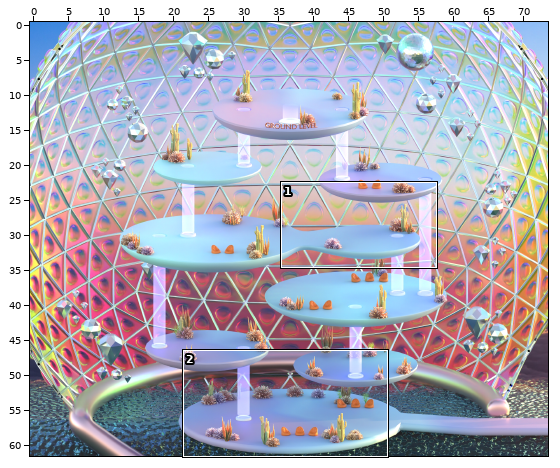
Two versions of a level (Tiled map (JSON), Gallery.tmj). Above: a wide view before the commit, with the close-up outlined.
Close-up. Old version:
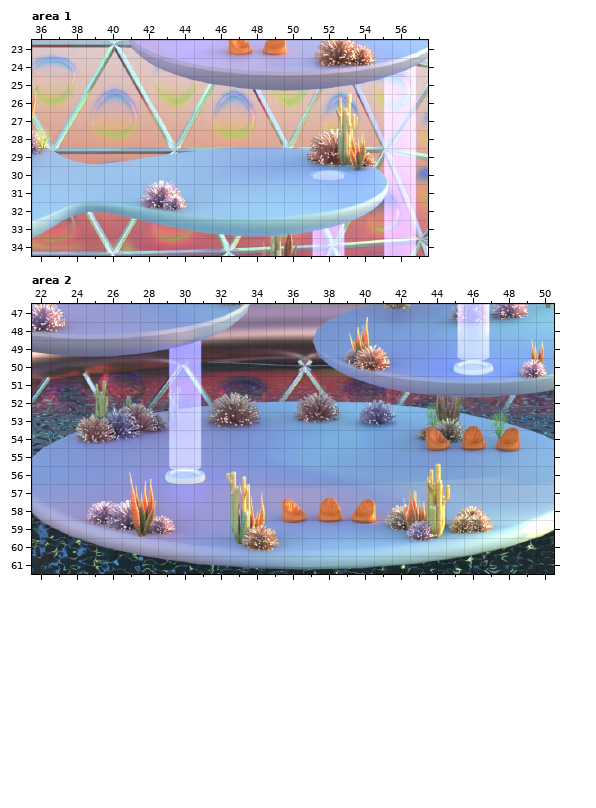
Cells are 32x32 px. Shown: area 1 x 36..57, y 23..34; area 2 x 22..50, y 47..61. The commit also changed other parts of the map, which this record leaves out.
New version:
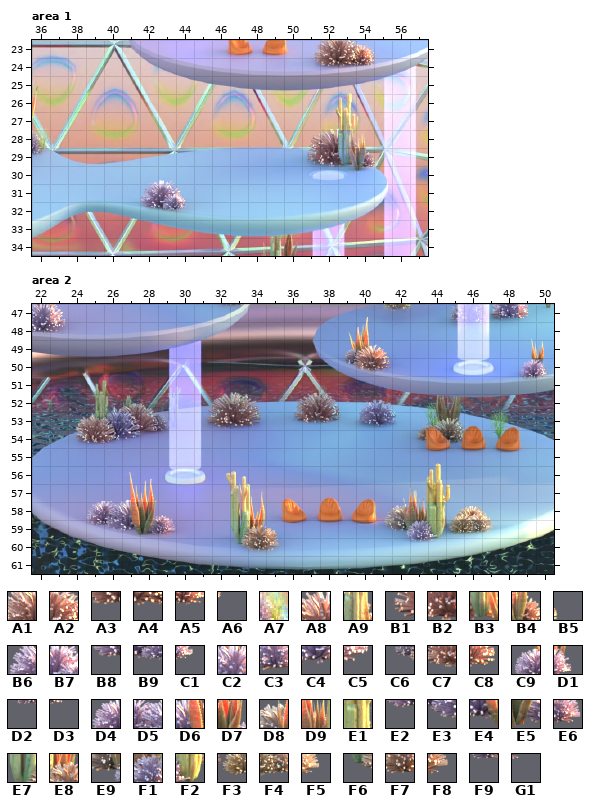
Key: from "Chunk 25": A1 187, A2 188; from "Chunk 26": A3 4, A4 5, A5 6, A6 7; from "Chunk 27": A7 26, A8 42, A9 43, B1 112, B2 113, B3 114, B4 115, B5 116, B6 248, B7 249; from "Chunk 28": B8 65, B9 66, C1 67; from "Chunk 32": C2 75, C3 98, C4 145, C5 146; from "Chunk 33": C6 54, C7 55, C8 56, C9 60, D1 61, D2 123, D3 124; from "Chunk 35": D4 47, D5 48, D6 49, D7 50, D8 63, D9 64, E1 65, E2 120, E3 121, E4 122, E5 123, E6 124, E7 128, E8 129, E9 136, F1 137, F2 138, F3 139, F4 140, F5 141, F6 201, F7 202, F8 203, F9 209, G1 210.
__ is an empty cell.
See-through tiles are keyed as they look on the map.
Difference:
Layer "Foreground", area 1:
The author cleared tile A1 in row 23 at x 52.
The author cleared tile A2 in row 23 at x 53.
The author cleared tile A3 in row 24 at x 52.
The author cleared tile A4 in row 24 at x 53.
The author cleared tile A5 in row 24 at x 54.
The author cleared tile A6 in row 24 at x 55.
The author cleared tile A7 in row 28 at x 36.
The author cleared tile A8 in row 28 at x 52.
The author cleared tile A9 in row 28 at x 53.
The author cleared tile B1 in row 29 at x 51.
The author cleared tile B2 in row 29 at x 52.
The author cleared tile B3 in row 29 at x 53.
The author cleared tile B4 in row 29 at x 54.
The author cleared tile B5 in row 29 at x 55.
The author cleared tile B6 in row 31 at x 42.
The author cleared tile B7 in row 31 at x 43.
The author cleared tile B8 in row 32 at x 42.
The author cleared tile B9 in row 32 at x 43.
The author cleared tile C1 in row 32 at x 44.
Layer "Foreground", area 2:
The author cleared tile C2 in row 47 at x 22.
The author cleared tile C3 in row 47 at x 48.
The author cleared tile C4 in row 48 at x 22.
The author cleared tile C5 in row 48 at x 23.
The author cleared tile C6 in row 50 at x 39.
The author cleared tile C7 in row 50 at x 40.
The author cleared tile C8 in row 50 at x 41.
The author cleared tile C9 in row 50 at x 49.
The author cleared tile D1 in row 50 at x 50.
The author cleared tile D2 in row 51 at x 49.
The author cleared tile D3 in row 51 at x 50.
The author cleared tile D4 in row 58 at x 25.
The author cleared tile D5 in row 58 at x 26.
The author cleared tile D6 in row 58 at x 27.
The author cleared tile D7 in row 58 at x 28.
The author cleared tile D8 in row 58 at x 42.
The author cleared tile D9 in row 58 at x 43.
The author cleared tile E1 in row 58 at x 44.
The author cleared tile E2 in row 59 at x 25.
The author cleared tile E3 in row 59 at x 26.
The author cleared tile E4 in row 59 at x 27.
The author cleared tile E5 in row 59 at x 28.
The author cleared tile E6 in row 59 at x 29.
The author cleared tile E7 in row 59 at x 33.
The author cleared tile E8 in row 59 at x 34.
The author cleared tile E9 in row 59 at x 42.
The author cleared tile F1 in row 59 at x 43.
The author cleared tile F2 in row 59 at x 44.
The author cleared tile F3 in row 59 at x 45.
The author cleared tile F4 in row 59 at x 46.
The author cleared tile F5 in row 59 at x 47.
The author cleared tile F6 in row 60 at x 33.
The author cleared tile F7 in row 60 at x 34.
The author cleared tile F8 in row 60 at x 35.
The author cleared tile F9 in row 60 at x 43.
The author cleared tile G1 in row 60 at x 44.
